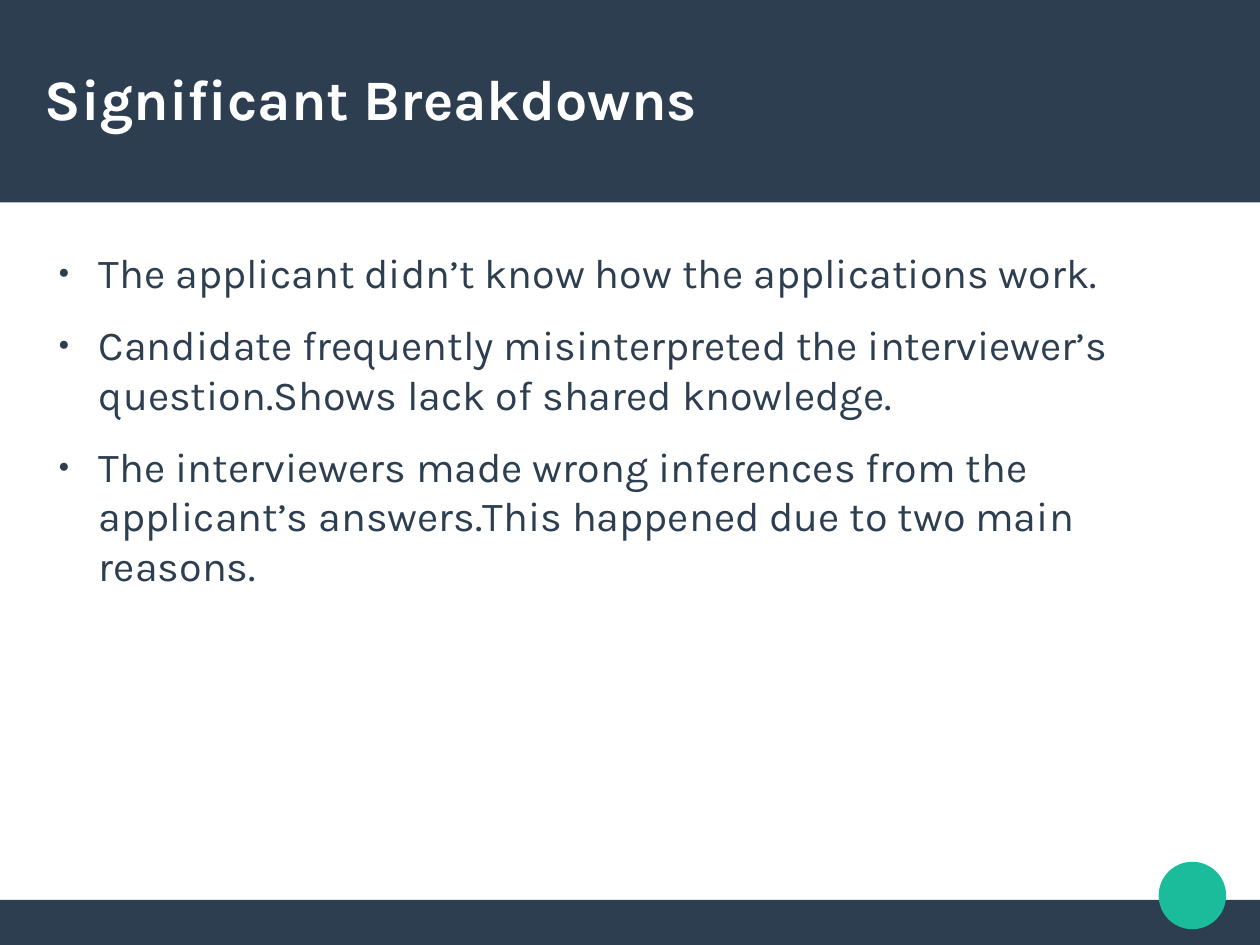
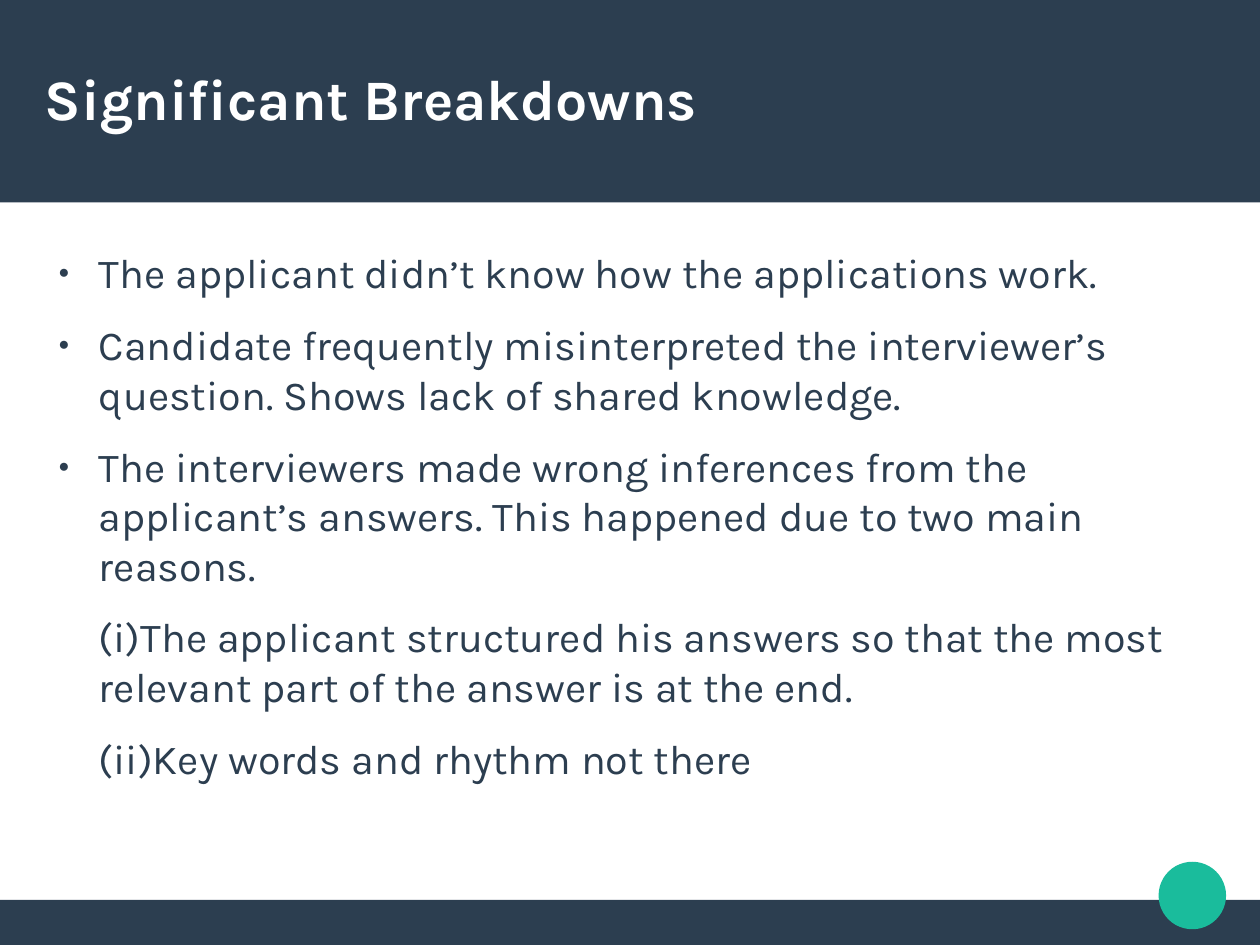
Before and after one commit to abhigyanghosh30/Linguistics-NOte, a slide deck: slide 14 of Presentations/Tingu paper presentation.odp (slide 13 before the commit). Drawn at 1260x945 pixels with LibreOffice and Linux fonts; fonts in the diff are those of the drawing. Boxes give left, top, right and bottom in pixels: in the first picture for what was removed or moved away, otherwise in the second. Text is boxed around its words. In the diff, an @@ line names an element or a change of style, - is before the commit and + after.

```diff
--- a/Presentations/Tingu paper presentation.odp
+++ b/Presentations/Tingu paper presentation.odp
@@ text at [99, 331, 1163, 784]: text changed @@
-● Candidate frequently misinterpreted the interviewer’s question.Shows lack of shared knowledge.
-● The interviewers made wrong inferences from the applicant’s answers.This happened due to two main reasons.
+● Candidate frequently misinterpreted the interviewer’s question. Shows lack of shared knowledge.
+● The interviewers made wrong inferences from the applicant’s answers. This happened due to two main reasons.
+(i)The applicant structured his answers so that the most relevant part of the answer is at the end.
+(ii)Key words and rhythm not there
```
Also in this commit, not shown: 9 other slides changed, 1 slide added, 2 other files.
